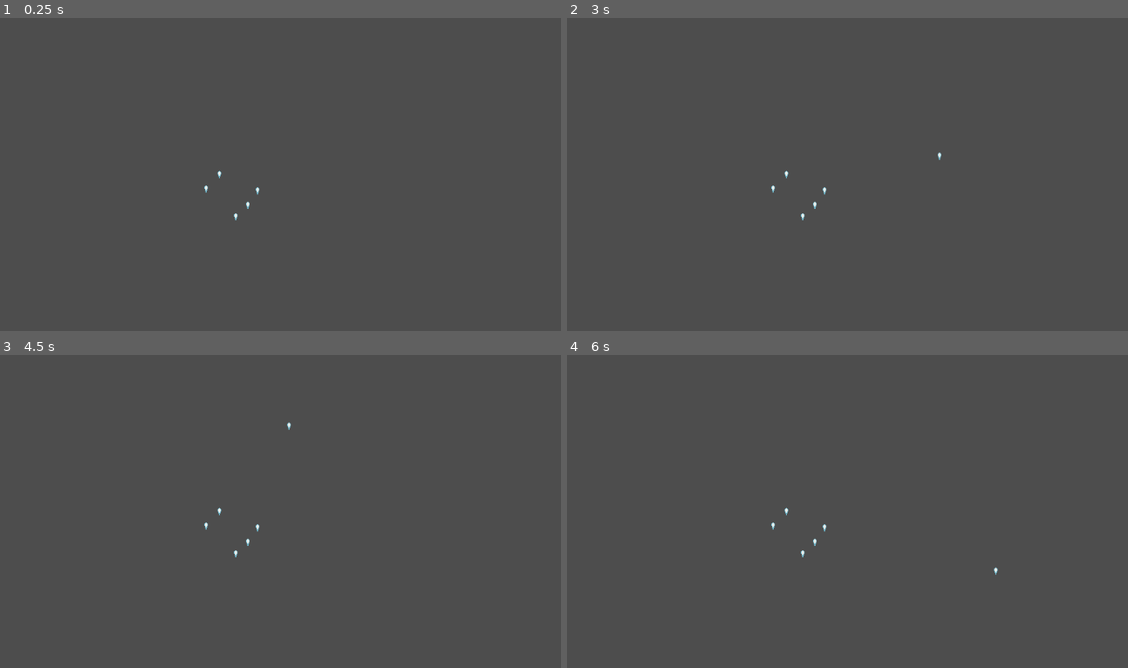
Above: before the commit, frames 1-4 (two rows, left to right).
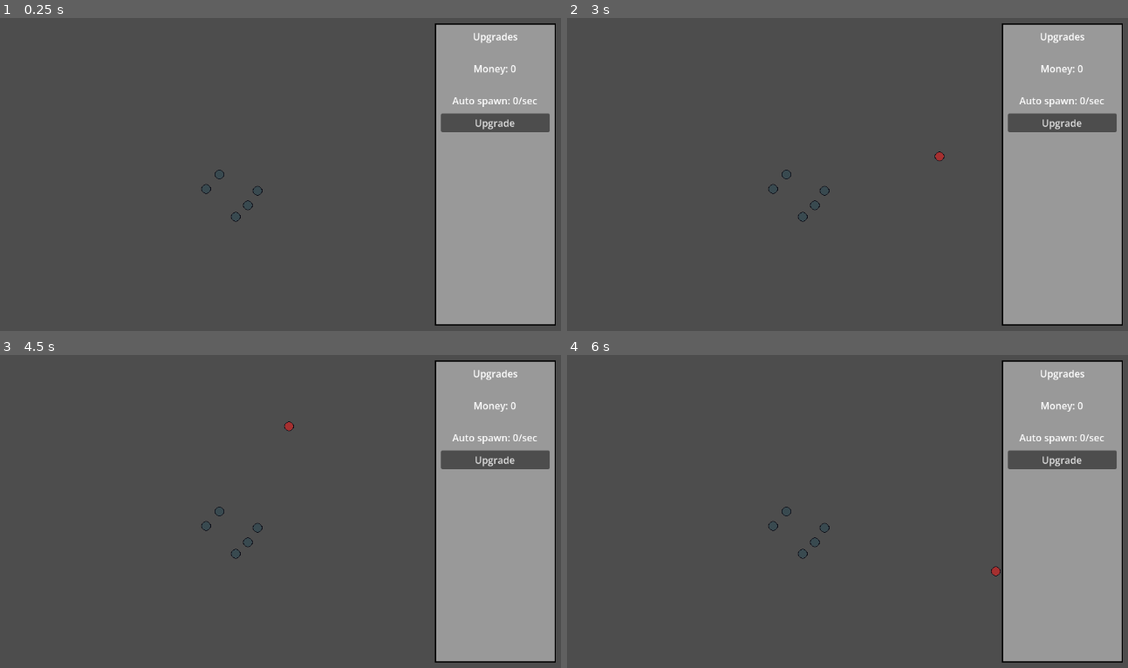
Above: after the commit, the same moments.

Repository: Purinut12/SoloJam2026
Game: Godot game, scene res://Scenes/main_game_scene.tscn
Two runs of this game, one before a commit and one after it. Both use one fixed random seed, a clock stepped at 60 frames per second and the inputs below.
Inputs (mouse positions are in pixels of both pictures, inside the frame that each line leads up to):
- Up to frame 1 (0.25 s): no input
- Up to frame 2 (3 s): click (1060, 121) at 0.5 s, where only the run after the commit has a clickable "Upgrade"; click (1060, 121) at 1.25 s, where only the run after the commit has a clickable "Upgrade"; click (1060, 121) at 2 s, where only the run after the commit has a clickable "Upgrade"; tap Enter at 2.75 s; move the mouse to (937, 155) at 2.77 s; click (937, 155) at 2.92 s
- Up to frame 3 (4.5 s): tap Space at 3.5 s; move the mouse to (78, 530) at 3.52 s; click (78, 530) at 3.67 s; move the mouse to (291, 423) at 4.27 s; click (291, 423) at 4.42 s
- Up to frame 4 (6 s): tap Enter at 5 s; move the mouse to (752, 589) at 5.02 s; click (752, 589) at 5.17 s; tap Space at 5.75 s; move the mouse to (993, 570) at 5.77 s; click (993, 570) at 5.92 s

The runs differ from the first frame. In frame 1, 20% of the frame differs, in the area x 35-100%, y 1-99%; in frame 2, 20%; in frame 3, 20%; in frame 4, 20%.

Commit message:
Add simple UI, game mechanics

Diff:
--- a/Prefabs/Objects/ball.tscn
+++ b/Prefabs/Objects/ball.tscn
@@ -1,15 +1,17 @@
 [gd_scene format=3 uid="uid://bai67cxuy1fcy"]
 
-[ext_resource type="Texture2D" uid="uid://dy7xsumqsdwa2" path="res://Sprites/Bullet.png" id="1_jess7"]
+[ext_resource type="Texture2D" uid="uid://d4jf0uxmpw0m" path="res://Sprites/Ball.png" id="1_jess7"]
 
 [sub_resource type="PhysicsMaterial" id="PhysicsMaterial_bkcmx"]
 
 [sub_resource type="CircleShape2D" id="CircleShape2D_x83m5"]
 
 [node name="Ball" type="RigidBody2D" unique_id=707892521]
+position = Vector2(343, 113)
 physics_material_override = SubResource("PhysicsMaterial_bkcmx")
 
 [node name="CollisionShape2D" type="CollisionShape2D" parent="." unique_id=1209126342]
+scale = Vector2(0.75, 0.75)
 shape = SubResource("CircleShape2D_x83m5")
 
 [node name="Sprite2D" type="Sprite2D" parent="." unique_id=1609781917]
--- a/Prefabs/Objects/post.tscn
+++ b/Prefabs/Objects/post.tscn
@@ -1,6 +1,6 @@
 [gd_scene format=3 uid="uid://k6qatse244j8"]
 
-[ext_resource type="Texture2D" uid="uid://dy7xsumqsdwa2" path="res://Sprites/Bullet.png" id="1_rwaxn"]
+[ext_resource type="Texture2D" uid="uid://24nja0lbgm2j" path="res://Sprites/Post.png" id="1_rwaxn"]
 
 [sub_resource type="PhysicsMaterial" id="PhysicsMaterial_8mtfu"]
 
@@ -12,6 +12,7 @@
 freeze = true
 
 [node name="CollisionShape2D" type="CollisionShape2D" parent="." unique_id=673712260]
+scale = Vector2(0.75, 0.75)
 shape = SubResource("CircleShape2D_bkcmx")
 
 [node name="Sprite2D" type="Sprite2D" parent="." unique_id=1164603434]
--- a/Scenes/main_game_scene.tscn
+++ b/Scenes/main_game_scene.tscn
@@ -4,8 +4,20 @@
 [ext_resource type="PackedScene" uid="uid://k6qatse244j8" path="res://Prefabs/Objects/post.tscn" id="2_8mtfu"]
 [ext_resource type="Script" uid="uid://37pcgess2fgo" path="res://Scripts/spawn_on_click.gd" id="3_wb2by"]
 [ext_resource type="Script" uid="uid://bh61662te7wxb" path="res://Scripts/destory_on_enter.gd" id="4_syfkn"]
+[ext_resource type="Script" uid="uid://bg51x6bpi4hc" path="res://Scripts/stats.gd" id="4_t40n3"]
 
 [sub_resource type="RectangleShape2D" id="RectangleShape2D_wb2by"]
+
+[sub_resource type="StyleBoxFlat" id="StyleBoxFlat_syfkn"]
+content_margin_left = 10.0
+content_margin_top = 10.0
+content_margin_right = 10.0
+content_margin_bottom = 10.0
+border_width_left = 2
+border_width_top = 2
+border_width_right = 2
+border_width_bottom = 2
+border_color = Color(0, 0, 0, 1)
 
 [node name="MainGameScenes" type="Node2D" unique_id=2006252894]
 
@@ -31,6 +43,9 @@
 script = ExtResource("3_wb2by")
 Ball = ExtResource("1_wb2by")
 
+[node name="Stat" type="Node" parent="GameController" unique_id=258365526]
+script = ExtResource("4_t40n3")
+
 [node name="Area2D" type="Area2D" parent="." unique_id=621370730]
 position = Vector2(0, 130)
 scale = Vector2(50, 2)
@@ -39,4 +54,62 @@
 [node name="CollisionShape2D" type="CollisionShape2D" parent="Area2D" unique_id=1475838781]
 shape = SubResource("RectangleShape2D_wb2by")
 
+[node name="CanvasLayer" type="CanvasLayer" parent="." unique_id=632596281]
+
+[node name="HUD" type="Control" parent="CanvasLayer" unique_id=779367772]
+layout_mode = 3
+anchors_preset = 15
+anchor_right = 1.0
+anchor_bottom = 1.0
+grow_horizontal = 2
+grow_vertical = 2
+
+[node name="MarginContainer" type="MarginContainer" parent="CanvasLayer/HUD" unique_id=1541148034]
+layout_mode = 1
+anchors_preset = 6
+anchor_left = 1.0
+anchor_top = 0.5
+anchor_right = 1.0
+anchor_bottom = 0.5
+offset_left = -40.0
+offset_top = -20.0
+offset_bottom = 20.0
+grow_horizontal = 0
+grow_vertical = 2
+theme_override_constants/margin_right = 20
+
+[node name="PanelContainer" type="PanelContainer" parent="CanvasLayer/HUD/MarginContainer" unique_id=1210407635]
+custom_minimum_size = Vector2(200, 500)
+layout_mode = 2
+theme_override_styles/panel = SubResource("StyleBoxFlat_syfkn")
+
+[node name="VBoxContainer" type="VBoxContainer" parent="CanvasLayer/HUD/MarginContainer/PanelContainer" unique_id=1671525103]
+layout_mode = 2
+theme_override_constants/separation = 30
+
+[node name="Upgrades" type="Label" parent="CanvasLayer/HUD/MarginContainer/PanelContainer/VBoxContainer" unique_id=1307428028]
+layout_mode = 2
+size_flags_horizontal = 4
+size_flags_vertical = 0
+text = "Upgrades"
+
+[node name="Money" type="Label" parent="CanvasLayer/HUD/MarginContainer/PanelContainer/VBoxContainer" unique_id=511253895]
+layout_mode = 2
+size_flags_horizontal = 4
+text = "Money: 0"
+
+[node name="VBoxContainer" type="VBoxContainer" parent="CanvasLayer/HUD/MarginContainer/PanelContainer/VBoxContainer" unique_id=1539319555]
+layout_mode = 2
+theme_override_constants/separation = 10
+
+[node name="Auto spawn text" type="Label" parent="CanvasLayer/HUD/MarginContainer/PanelContainer/VBoxContainer/VBoxContainer" unique_id=278377810]
+layout_mode = 2
+size_flags_horizontal = 4
+size_flags_vertical = 0
+text = "Auto spawn: 0/sec"
+
+[node name="Auto spawn upgrade" type="Button" parent="CanvasLayer/HUD/MarginContainer/PanelContainer/VBoxContainer/VBoxContainer" unique_id=971340708]
+layout_mode = 2
+text = "Upgrade"
+
 [connection signal="body_entered" from="Area2D" to="Area2D" method="_on_body_entered"]
--- a/Scripts/spawn_on_click.gd
+++ b/Scripts/spawn_on_click.gd
@@ -1,12 +1,21 @@
 extends Node2D
 
 @export var Ball: PackedScene
+var cooldown_time = 0.5 # Seconds between spawns
+var last_spawn_time = 0.0
 
 func _input(event):
 	if event is InputEventMouseButton and event.button_index == MOUSE_BUTTON_LEFT and event.pressed:
 		spawn_at_position(get_global_mouse_position())
 
 func spawn_at_position(click_pos):
+	var current_time = Time.get_ticks_msec() / 1000.0
+
+	if current_time - last_spawn_time < cooldown_time:
+		return # Still on cooldown, stop here
+
+	last_spawn_time = current_time
+
 	var instance = Ball.instantiate()
 	add_child(instance)
 	instance.position = click_pos
--- /dev/null
+++ b/Scripts/stats.gd
@@ -0,0 +1,6 @@
+extends Resource
+class_name GameStats
+
+@export var money: int = 0
+@export var spawn_cooldown: float = 2.0  # Auto spawn time
+@export var money_per_win: int = 10      # Money gained per win
--- /dev/null
+++ b/Scripts/upgradeController.gd
@@ -0,0 +1,30 @@
+extends Node
+
+var stats = GameStats.new() # In a real game, you'd load this from a file
+
+# These define how much the stats improve per upgrade
+const COOLDOWN_REDUCTION = 0.1
+const MONEY_INCREMENT = 5
+var speed_upgrade_cost = 100
+var reward_upgrade_cost = 200
+
+func upgrade_spawn_speed():
+	if stats.money >= speed_upgrade_cost:
+		stats.money -= speed_upgrade_cost
+		stats.spawn_cooldown = max(0.2, stats.spawn_cooldown - COOLDOWN_REDUCTION)
+		speed_upgrade_cost *= 2
+		update_ui()
+
+func upgrade_win_reward():
+	if stats.money >= reward_upgrade_cost:
+		stats.money -= reward_upgrade_cost
+		stats.money_per_win += MONEY_INCREMENT
+		reward_upgrade_cost *= 2
+		update_ui()
+
+func add_win_money():
+	stats.money += stats.money_per_win
+	update_ui()
+
+func update_ui():
+	get_node("../HUD/MoneyLabel").text = "Money: " + str(stats.money)
--- a/project.godot
+++ b/project.godot
@@ -21,6 +21,7 @@
 
 [rendering]
 
+textures/canvas_textures/default_texture_filter=0
 rendering_device/driver.windows="d3d12"
 renderer/rendering_method="gl_compatibility"
 renderer/rendering_method.mobile="gl_compatibility"
Not shown, added: Scripts/stats.gd.uid
Not shown, added: Scripts/upgradeController.gd.uid
Binary file added: Sprites/Ball.aseprite
Binary file added: Sprites/Ball.png
Not shown, added: Sprites/Ball.png.import
Binary file added: Sprites/Post.aseprite
Binary file added: Sprites/Post.png
Not shown, added: Sprites/Post.png.import
